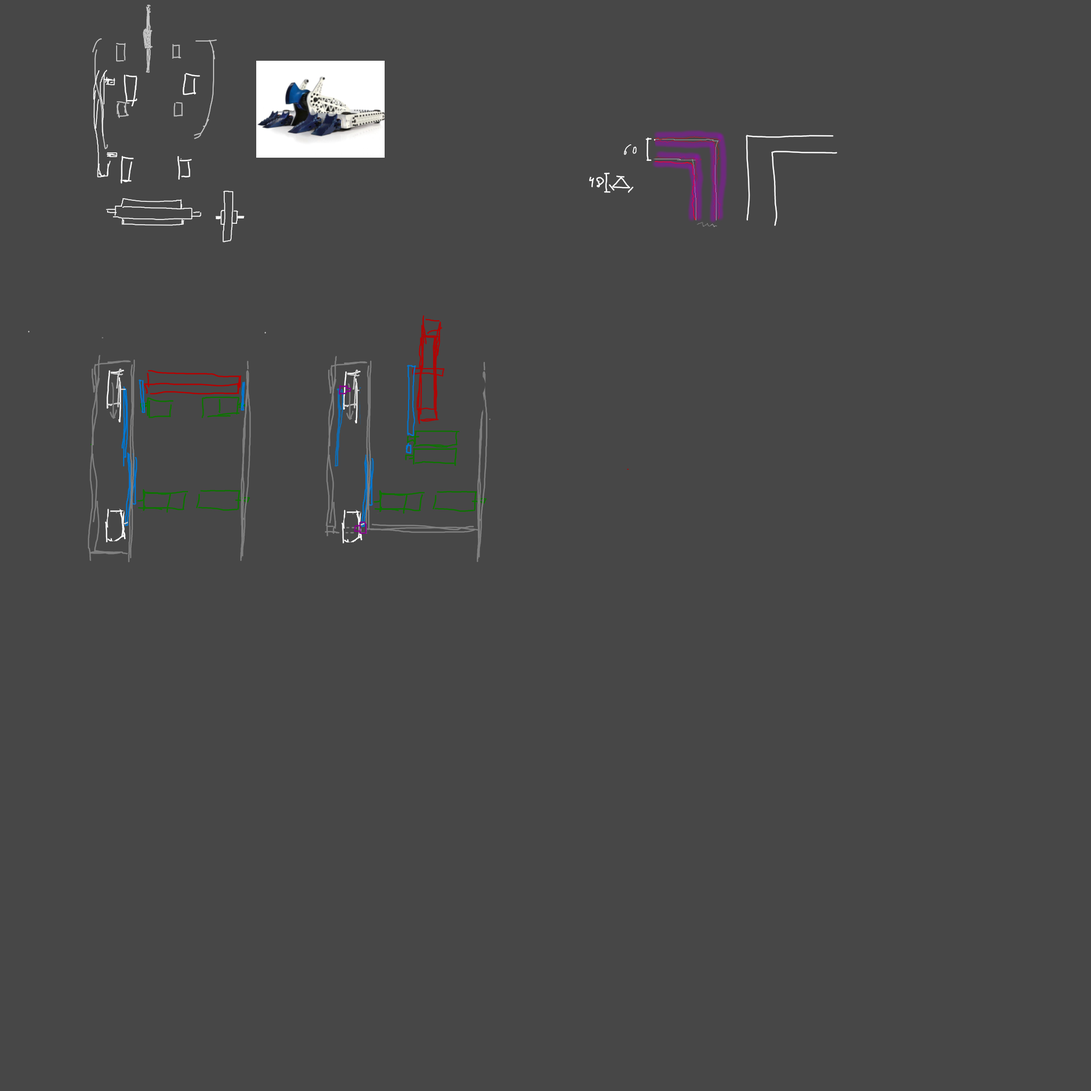
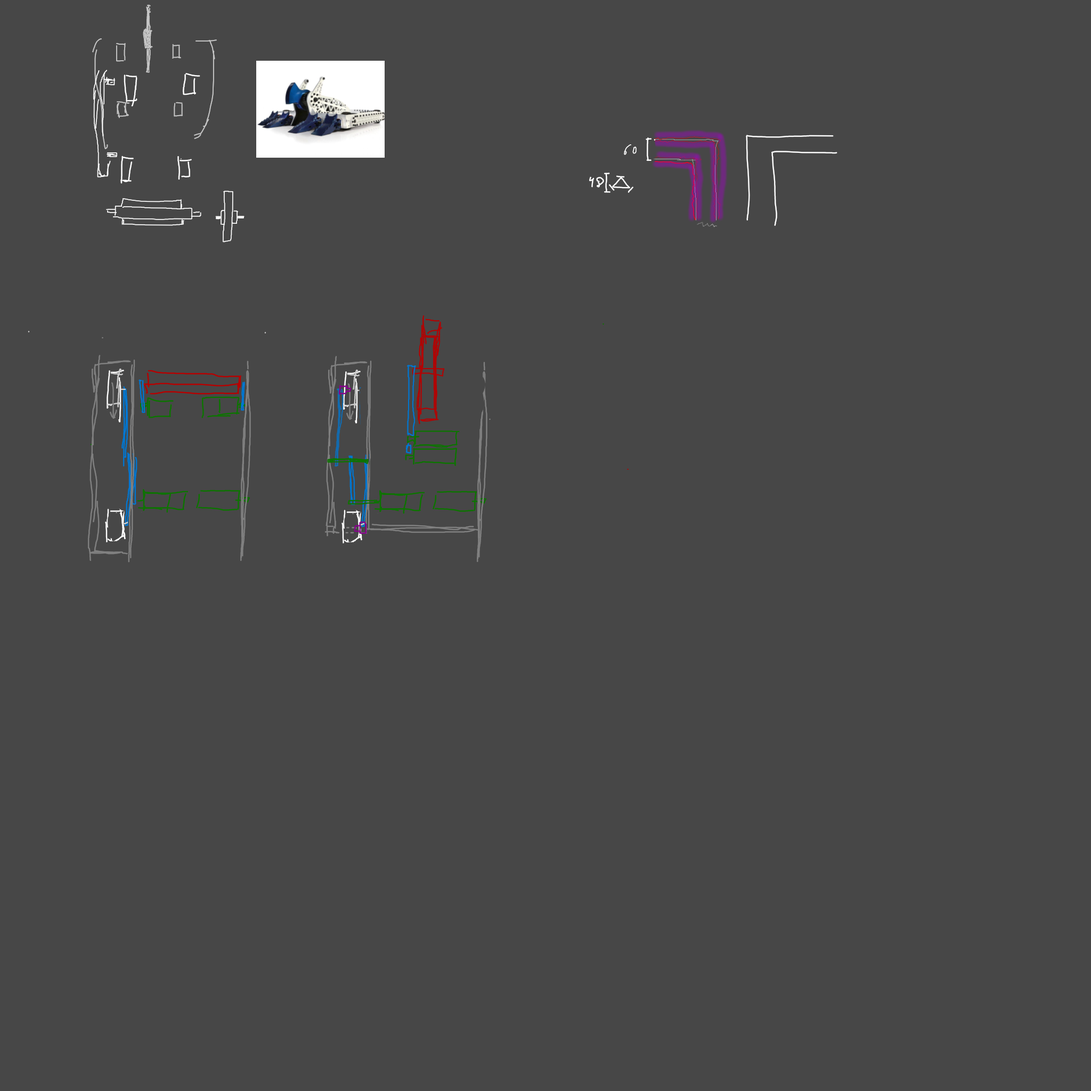
Layer changes from the first 1091px x 1091px image to the second:
painted on "Paint Layer 1 (pasted)" (1st of 2) over <box>327,323,605,507</box>
painted on "Paint Layer 1 (pasted)" (2nd of 2) over <box>327,323,605,507</box>
painted on "Background" over <box>327,323,605,507</box>
